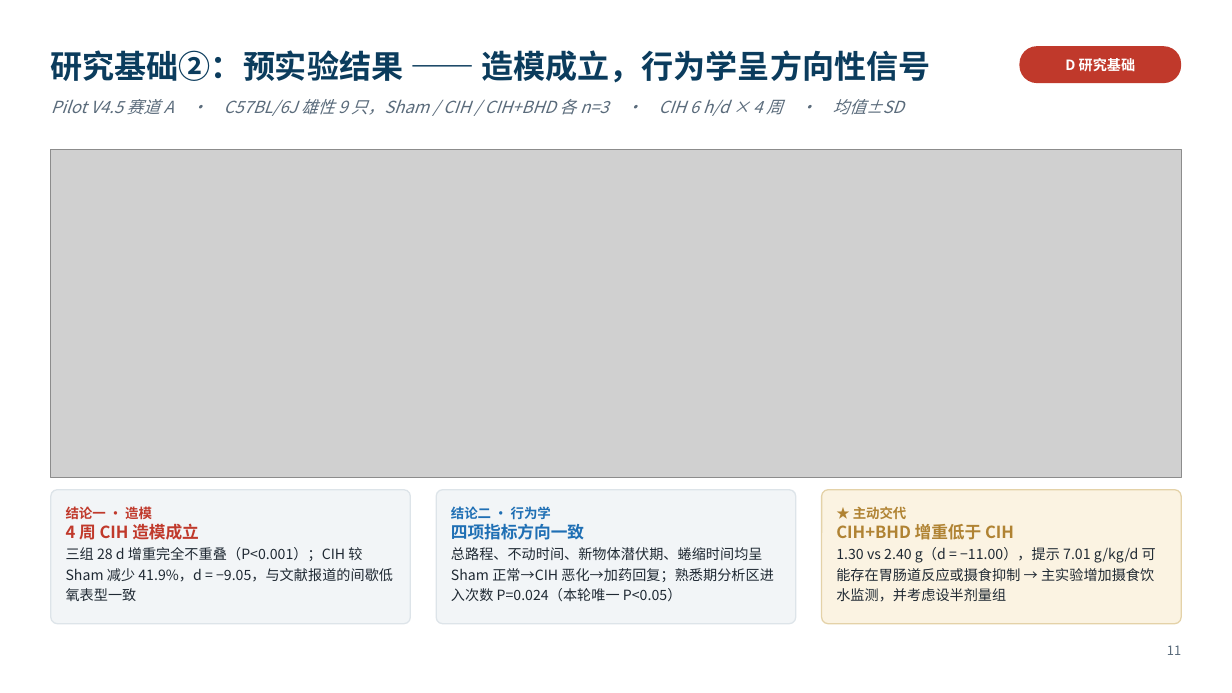
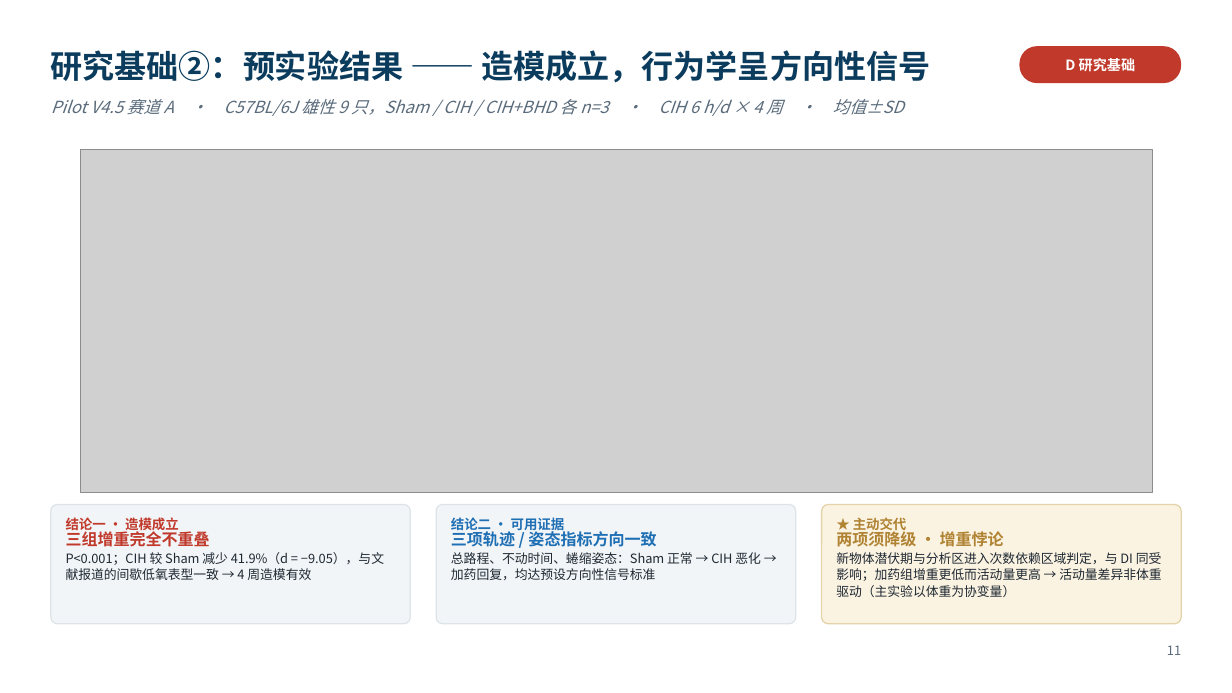
Before and after one commit to xoaiquynhanh17228kk-sketch/test, a slide deck: slide 11 of 开题报告_6分钟版.pptx. Drawn at 1232x693 pixels with LibreOffice and Linux fonts; fonts in the diff are those of the drawing; grey boxes stand for pictures. Boxes give left, top, right and bottom in pixels: in the first picture for what was removed or moved away, otherwise in the second. Text is boxed around its words. In the diff, an @@ line names an element or a change of style, - is before the commit and + after.

```diff
--- a/开题报告_6分钟版.pptx
+++ b/开题报告_6分钟版.pptx
@@ picture: place and size @@
-picture at bbox=[51, 150, 1181, 478]
+picture at bbox=[80, 150, 1153, 493]
@@ rounded rectangle: place and size @@
-rounded rectangle at bbox=[51, 490, 410, 624]
+rounded rectangle at bbox=[51, 505, 410, 624]
@@ rounded rectangle: place and size @@
-rounded rectangle at bbox=[436, 490, 796, 624]
+rounded rectangle at bbox=[436, 505, 796, 624]
@@ proportions changed in 3 elements at bbox=[51, 505, 410, 624], bbox=[436, 505, 796, 624], bbox=[822, 505, 1181, 624] @@
@@ rounded rectangle: place and size @@
-rounded rectangle at bbox=[822, 490, 1181, 624]
+rounded rectangle at bbox=[822, 505, 1181, 624]
@@ text at bbox=[66, 517, 384, 580]: text changed; size 11 to 10 pt @@
-结论一 · 造模
-4 周 CIH 造模成立
-三组 28 d 增重完全不重叠（P<0.001）；CIH 较 Sham 减少 41.9%，d = −9.05，与文献报道的间歇低氧表型一致
+结论一 · 造模成立
+三组增重完全不重叠
+P<0.001；CIH 较 Sham 减少 41.9%（d = −9.05），与文献报道的间歇低氧表型一致 → 4 周造模有效
@@ text at bbox=[451, 517, 761, 580]: text changed; size 11 to 10 pt @@
-结论二 · 行为学
-四项指标方向一致
-总路程、不动时间、新物体潜伏期、蜷缩时间均呈 Sham 正常→CIH 恶化→加药回复；熟悉期分析区进入次数 P=0.024（本轮唯一 P<0.05）
+结论二 · 可用证据
+三项轨迹 / 姿态指标方向一致
+总路程、不动时间、蜷缩姿态：Sham 正常 → CIH 恶化 → 加药回复，均达预设方向性信号标准
@@ text "★ 主动交代": place and size @@
-text "★ 主动交代" at bbox=[836, 506, 1156, 602]
+text "★ 主动交代" at bbox=[836, 517, 1162, 597]
@@ text at bbox=[853, 517, 907, 533]: line spacing 16pt to 13pt @@
@@ text at bbox=[836, 552, 1162, 597]: text changed; size 11 to 10 pt @@
-CIH+BHD 增重低于 CIH
-1.30 vs 2.40 g（d = −11.00），提示 7.01 g/kg/d 可能存在胃肠道反应或摄食抑制 → 主实验增加摄食饮水监测，并考虑设半剂量组
+两项须降级 · 增重悖论
+新物体潜伏期与分析区进入次数依赖区域判定，与 DI 同受影响；加药组增重更低而活动量更高 → 活动量差异非体重驱动（主实验以体重为协变量）
```
Also in this commit, not shown: 12 other slides changed, 8 other files.
